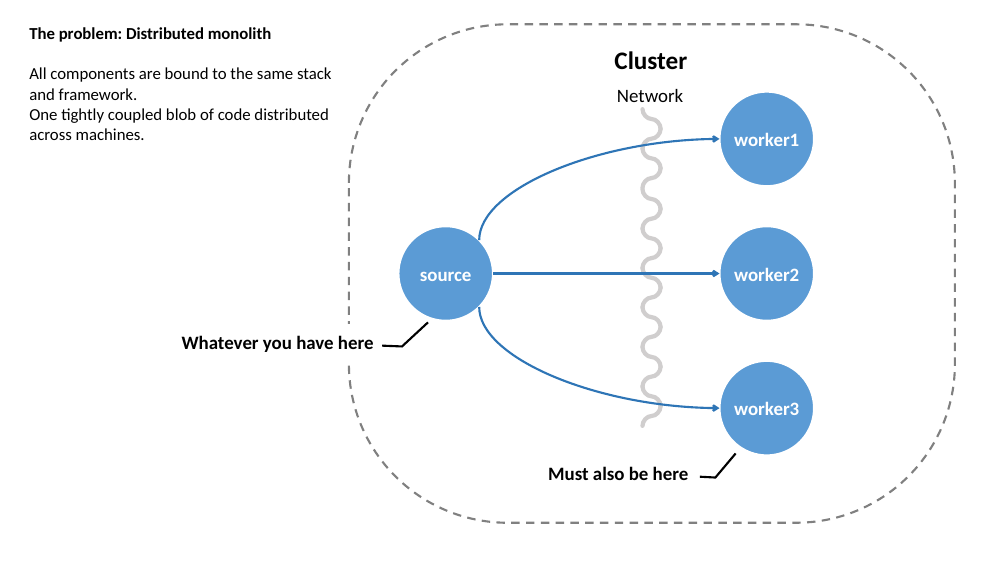
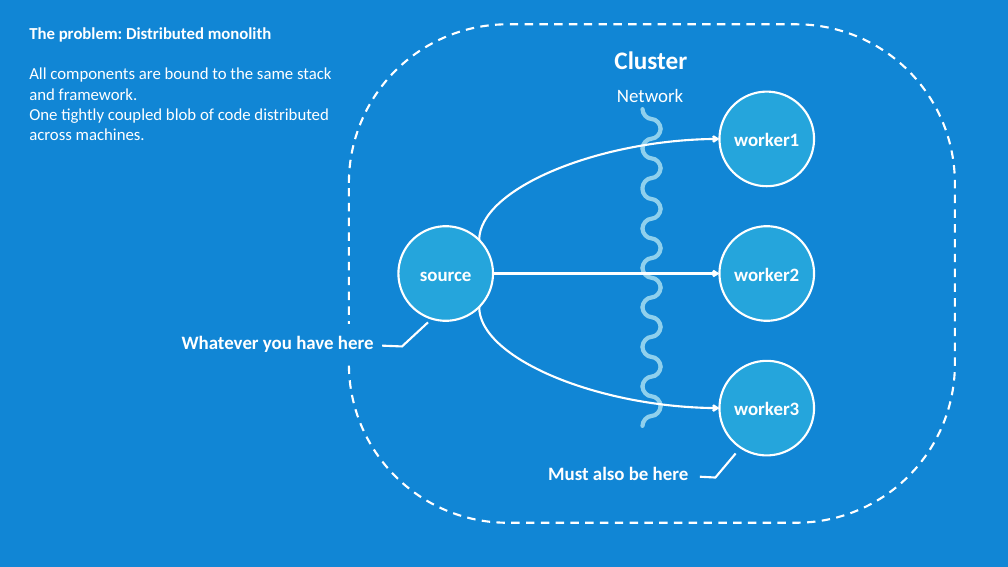
Before and after one commit to rogeralsing/Presentations, a slide deck: slide 12 of ClusterSoftware/clustersoftware.pptx (slide 3 before the commit). Drawn at 1008x567 pixels with LibreOffice and Linux fonts; fonts in the diff are those of the drawing. Boxes give left, top, right and bottom in pixels: in the first picture for what was removed or moved away, otherwise in the second. Text is boxed around its words. In the diff, an @@ line names an element or a change of style, - is before the commit and + after.

```diff
--- a/ClusterSoftware/clustersoftware.pptx
+++ b/ClusterSoftware/clustersoftware.pptx
@@ background #FFFFFF to #1186D5 @@
@@ rounded rectangle at box(349, 24, 955, 523): outline #808080 2 pt dashed to #FFFFFF 2 pt dashed @@
@@ text colour #000000 to #FFFFFF in 3 elements at box(614, 51, 687, 69), box(29, 27, 331, 140), box(617, 89, 683, 102) @@
@@ curved line (643, 109) - (661, 129): stroke #D0CECE 4 pt to #8FD0ED 4 pt @@
@@ curved arrow (479, 240) - (720, 139): stroke #2E75B6 2 pt to #FFFFFF 2 pt @@
@@ curved line (661, 129) - (643, 148): stroke #D0CECE 4 pt to #8FD0ED 4 pt @@
@@ curved line (643, 148) - (661, 169): stroke #D0CECE 4 pt to #8FD0ED 4 pt @@
@@ curved line (661, 169) - (643, 188): stroke #D0CECE 4 pt to #8FD0ED 4 pt @@
@@ curved line (643, 189) - (661, 209): stroke #D0CECE 4 pt to #8FD0ED 4 pt @@
@@ curved line (661, 209) - (643, 228): stroke #D0CECE 4 pt to #8FD0ED 4 pt @@
@@ curved line (643, 228) - (661, 248): stroke #D0CECE 4 pt to #8FD0ED 4 pt @@
@@ curved line (661, 248) - (643, 268): stroke #D0CECE 4 pt to #8FD0ED 4 pt @@
@@ curved line (643, 268) - (661, 287): stroke #D0CECE 4 pt to #8FD0ED 4 pt @@
@@ arrow (493, 274) - (720, 274): stroke #2E75B6 2 pt to #FFFFFF 2 pt @@
@@ curved line (661, 287) - (643, 308): stroke #D0CECE 4 pt to #8FD0ED 4 pt @@
@@ callout "Whatever you have here" at box(171, 324, 385, 361): text colour #000000 to #FFFFFF; fill #FFFFFF to #1186D5; outline #000000 2 pt to #FFFFFF 2 pt @@
@@ curved arrow (479, 307) - (720, 408): stroke #2E75B6 2 pt to #FFFFFF 2 pt @@
@@ curved line (643, 308) - (661, 327): stroke #D0CECE 4 pt to #8FD0ED 4 pt @@
@@ curved line (661, 327) - (643, 347): stroke #D0CECE 4 pt to #8FD0ED 4 pt @@
@@ curved line (643, 347) - (661, 367): stroke #D0CECE 4 pt to #8FD0ED 4 pt @@
@@ curved line (661, 367) - (643, 386): stroke #D0CECE 4 pt to #8FD0ED 4 pt @@
@@ curved line (643, 386) - (661, 406): stroke #D0CECE 4 pt to #8FD0ED 4 pt @@
@@ fill #5B9BD5 to #25A5DC in 4 elements at box(399, 226, 493, 321), box(720, 226, 814, 321), box(720, 91, 814, 186), box(720, 361, 814, 455) @@
@@ curved line (661, 406) - (643, 426): stroke #D0CECE 4 pt to #8FD0ED 4 pt @@
@@ callout "Must also be here" at box(535, 455, 702, 492): text colour #000000 to #FFFFFF; fill #FFFFFF to #1186D5; outline #000000 2 pt to #FFFFFF 2 pt @@
```
Also in this commit, not shown: 10 other slides changed, 23 slides added, 1 slide removed, 1 other file.
